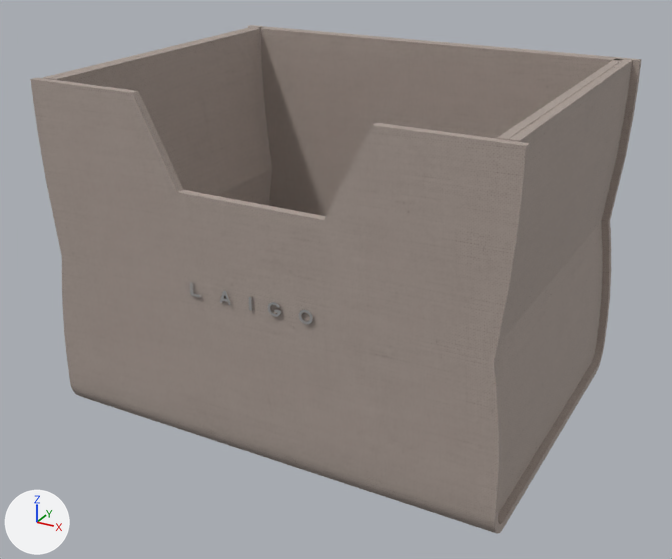
Before and after pictures for a commit that changed the glTF model newweb/models/box2.glb.
Rendered twice from a camera (50 mm lens) standing at (0.243, -0.471, 0.656) and looking at (-0.003, -0.022, 0.432). Every picture has the same lights, and +X, +Y and +Z are marked at lower left. Where no turn or scale is listed for an object, it has been applied to the vertices. Vertices at the same position are counted once.

Objects in the first picture: 'box2', 'box2_open'.
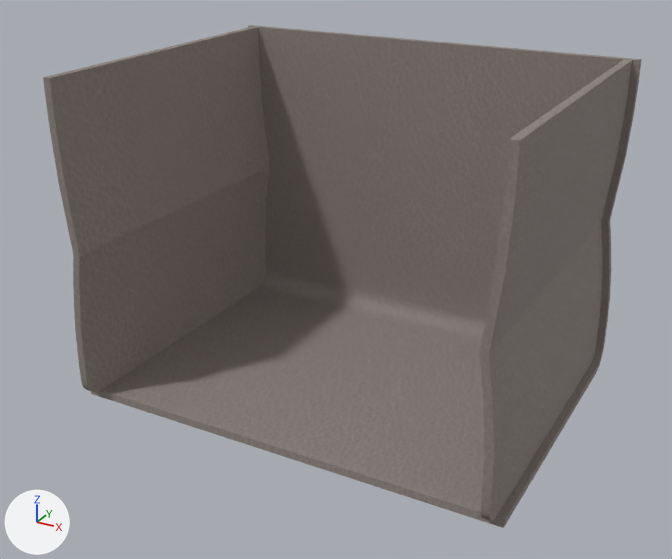
Where the change shows, as pixel boxes [x1, y1, x2, y2] in the pictures (672 x 559 px):
'box2_open', deleted: before [30, 27, 623, 534]
    faces in mat_bluebox: [30, 27, 623, 534]
    faces in mat_sv_bar (white #f4f4f4): [190, 281, 314, 324]
part 1 of me_cube_121, recoloured: before [43, 25, 642, 526]; after [43, 25, 642, 528]

The change, as a diff of the scene's bpy script:
```diff
--- a/newweb/models/box2.glb.py
+++ b/newweb/models/box2.glb.py
@@ img_color2 @@
+img_color2 = load_image('color2', '_unpacked/color2', 2048, 2048, 'sRGB')
@@ mat_basicbox @@
+mat_basicbox = bpy.data.materials.new('basicbox')
+# uses the picture img_color2
+# uses the picture img_normap
+# uses the picture img_rog
@@ me_cube_121 @@
 me_cube_121.from_pydata(...)  # 320 vertices, 620 faces; spans x -0.135..0.135, y -0.112..0.102, z 0.356..0.556
 # used by ob_box2; location = (0.0, 0.0, 0.0)
+# me_cube_121 part 1: all 548 faces that had it switch from mat_bluebox to mat_basicbox
 me_cube_121.materials.append(mat_gray_link)
@@ ob_box2_open @@
-ob_box2_open = bpy.data.objects.new('box2_open', me_cube_120)
-ob_box2_open.location = (0.0, 0.0, 0.0)
```
